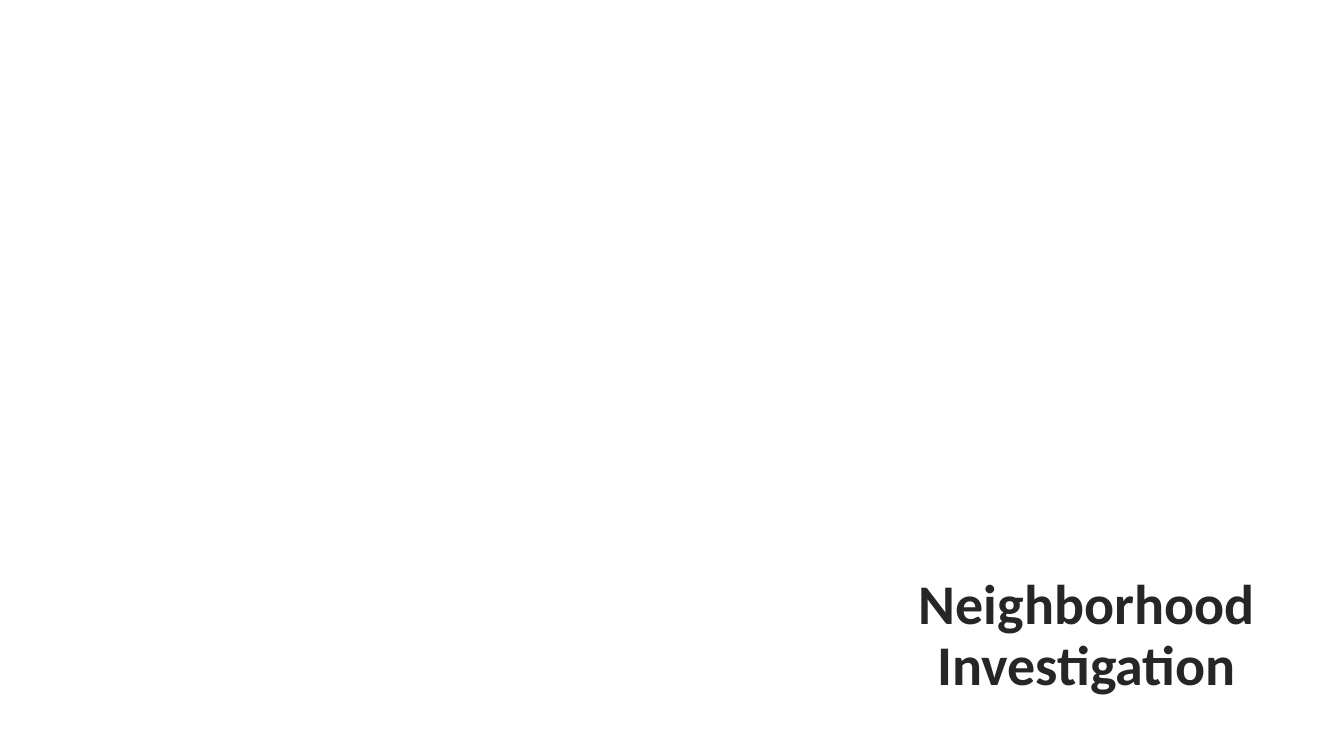
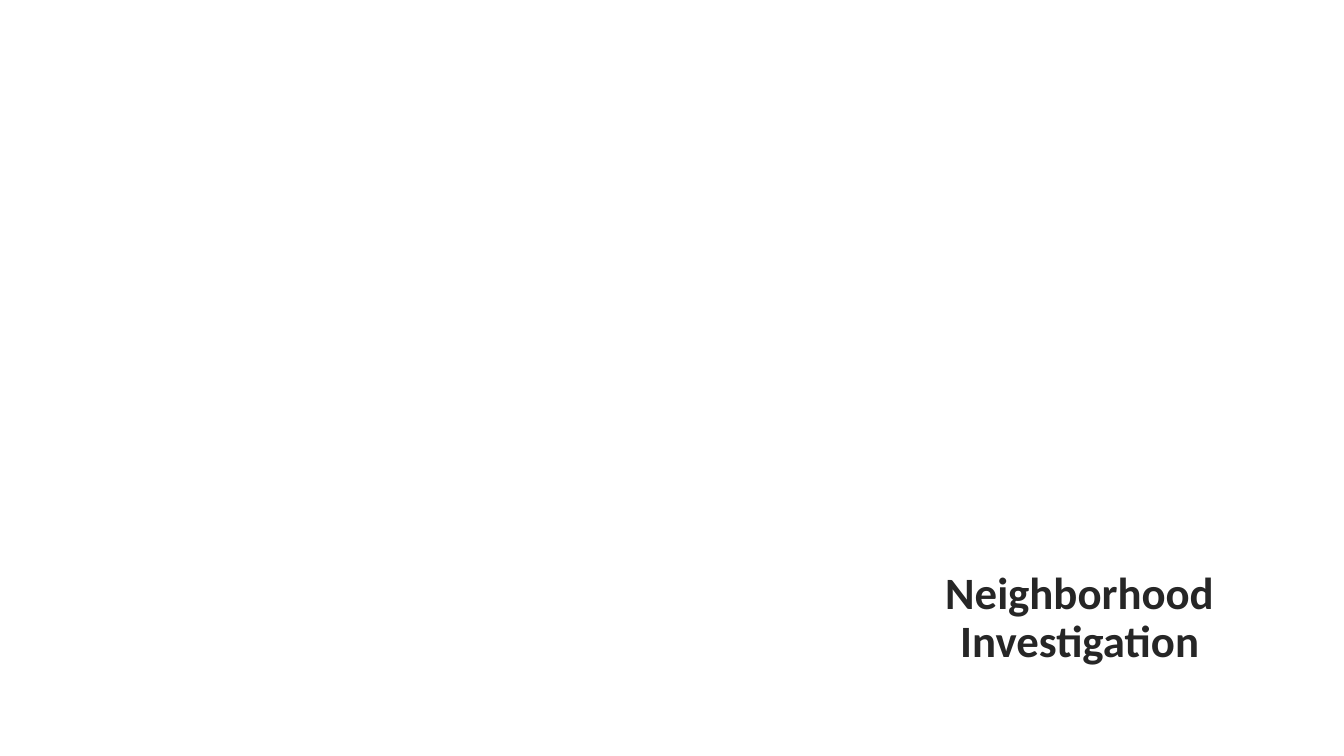
Before and after one commit to neha-nayeem/Project-01, a slide deck: slide 12 of Presentation - Project 01.pptx. Drawn at 1344x756 pixels with LibreOffice and Linux fonts; fonts in the diff are those of the drawing; background and template pictures are left out. Boxes give left, top, right and bottom in pixels: in the first picture for what was removed or moved away, otherwise in the second. Text is boxed around its words. In the diff, an @@ line names an element or a change of style, - is before the commit and + after.

```diff
--- a/Presentation - Project 01.pptx
+++ b/Presentation - Project 01.pptx
@@ title "Neighborhood Investigation": place and size @@
-title "Neighborhood Investigation" at (830, 518, 1344, 756)
+title "Neighborhood Investigation" at (840, 510, 1320, 728)
@@ title "Neighborhood Investigation" at (840, 510, 1320, 728): size 40 to 32 pt @@
```
